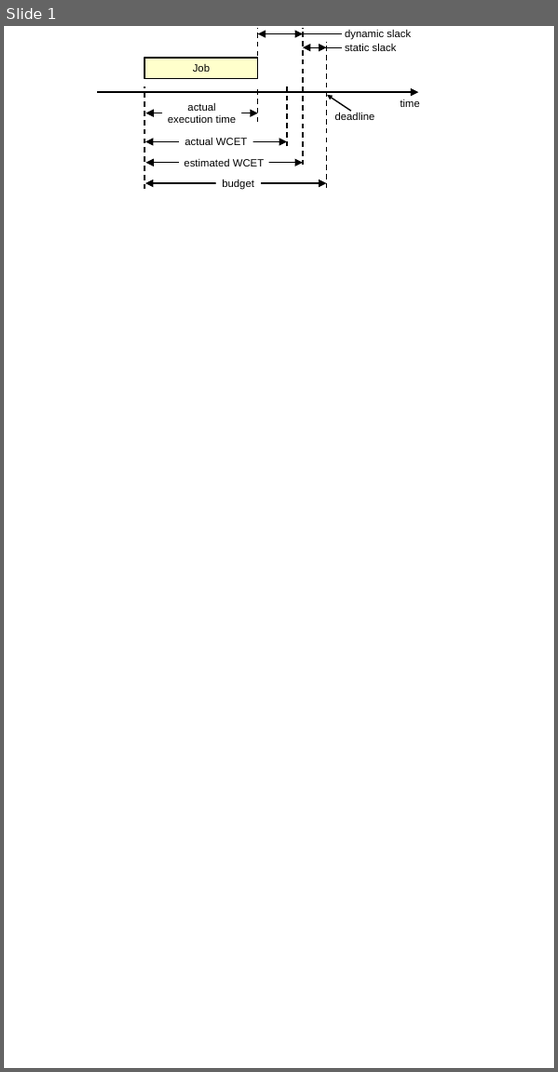
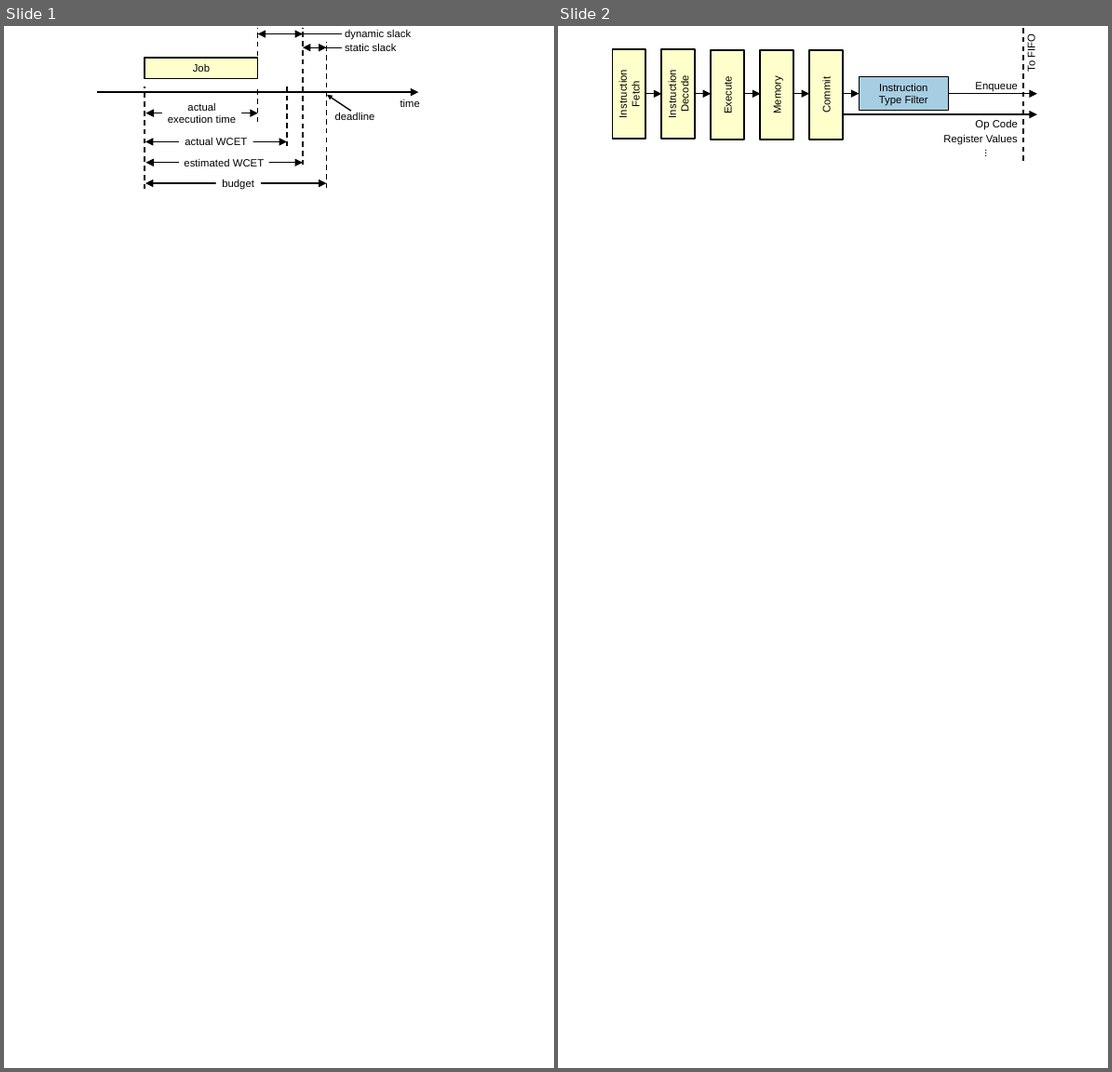
Before and after one commit to dl575/lo_thesis, a slide deck: figs_src/diagrams-wide.pptx. Shown side by side, each under a label of ours: slide 1 before the commit, slides 1 and 2 after it. The pictures are 558x1072 and 1112x1072 pixels, drawn with LibreOffice and Linux fonts; fonts in the diff are those of the drawing. Boxes give left, top, right and bottom in pixels: in the first picture for what was removed or moved away, otherwise in the second. Text is boxed around its words. In the diff, an @@ line names an element or a change of style, - is before the commit and + after.

```diff
--- a/figs_src/diagrams-wide.pptx
+++ b/figs_src/diagrams-wide.pptx
@@ slide 2 added at (x1=558, y1=26, x2=1108, y2=1068), background #FFFFFF @@
@@ rectangle added at (x1=613, y1=49, x2=645, y2=139), fill #FFFFCC, outline #000000 1 pt, 8 pt, text #000000 @@
+Instruction
+Fetch
@@ rectangle added at (x1=662, y1=49, x2=695, y2=139), fill #FFFFCC, outline #000000 1 pt, 8 pt, text #000000 @@
+Instruction
+Decode
@@ rectangle added at (x1=711, y1=50, x2=744, y2=139), fill #FFFFCC, outline #000000 1 pt, 8 pt, text #000000 @@
+Execute
@@ rectangle added at (x1=761, y1=50, x2=793, y2=139), fill #FFFFCC, outline #000000 1 pt, 8 pt, text #000000 @@
+Memory
@@ rectangle added at (x1=810, y1=50, x2=843, y2=139), fill #FFFFCC, outline #000000 1 pt, 8 pt, text #000000 @@
+Commit
@@ line added from (1023, 28) to (1023, 163), #000000 1 pt dashed @@
@@ text added at (x1=1025, y1=35, x2=1037, y2=72), 8 pt, text #000000 @@
+To FIFO
@@ rectangle added at (x1=858, y1=77, x2=948, y2=111), fill #A6CEE3, outline #000000 1 pt, 8 pt, text #000000 @@
+Instruction Type Filter
@@ arrow added from (645, 94) to (661, 94), #000000 1 pt @@
@@ arrow added from (695, 94) to (711, 94), #000000 1 pt @@
@@ arrow added from (745, 93) to (760, 93), #000000 1 pt @@
@@ arrow added from (793, 93) to (809, 93), #000000 1 pt @@
@@ arrow added from (844, 93) to (858, 93), #000000 1 pt @@
@@ arrow added from (949, 94) to (1037, 94), #000000 1 pt @@
@@ text added at (x1=975, y1=82, x2=1016, y2=92), 8 pt, text #000000 @@
+Enqueue
@@ arrow added from (843, 114) to (1037, 114), #000000 1 pt @@
@@ text added at (x1=943, y1=135, x2=1017, y2=145), 8 pt, text #000000 @@
+Register Values
@@ text added at (x1=975, y1=120, x2=1017, y2=130), 8 pt, text #000000 @@
+Op Code
@@ text added at (x1=974, y1=139, x2=990, y2=174), 8 pt, text #000000 @@
+...
```
Also in this commit, not shown: 1 other slide added, 11 other files.
